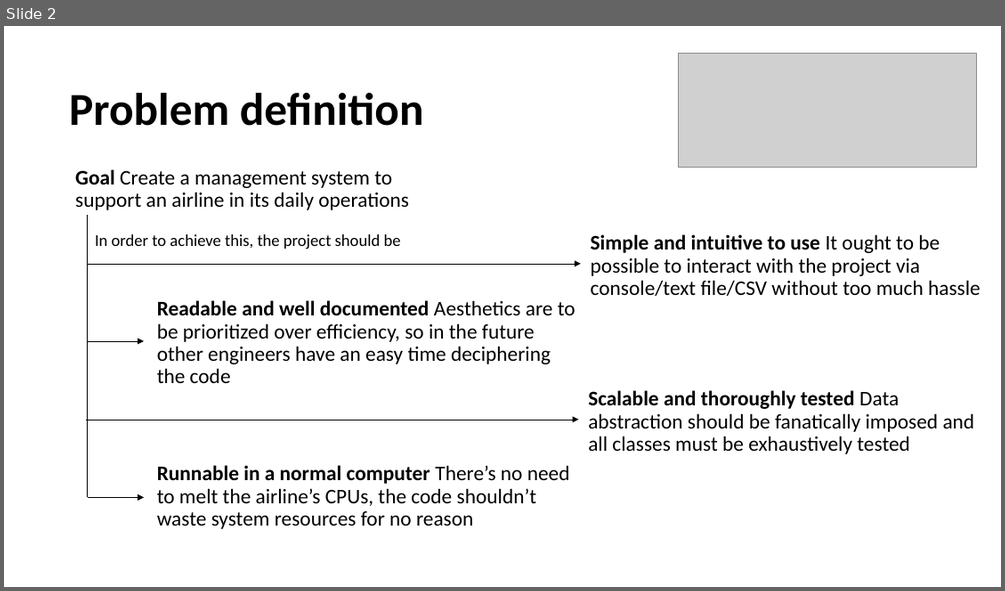
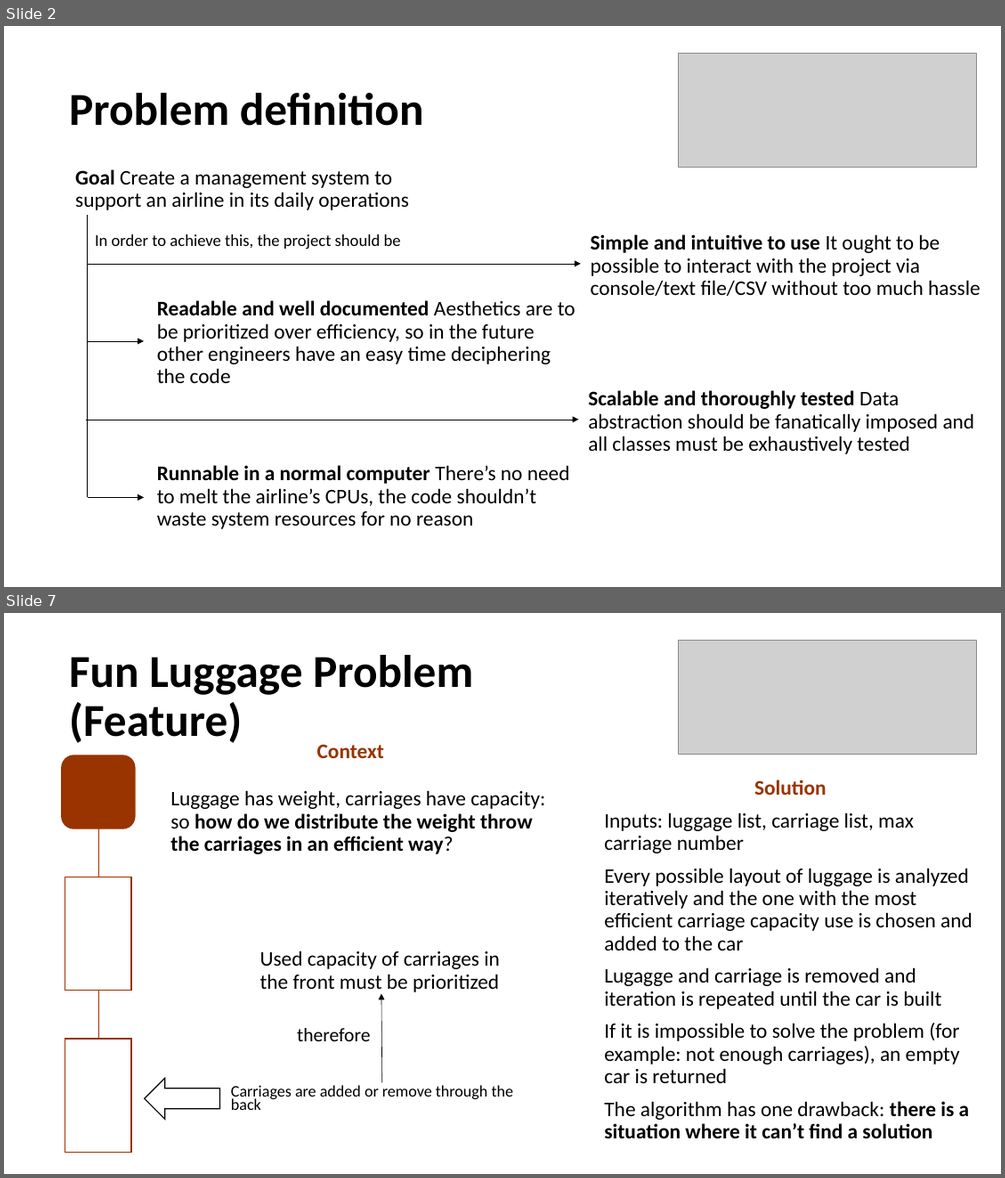
Before and after one commit to gpe0/AED-1, a slide deck: Airline_Information_Management.pptx. Shown one above the other, each under a label of ours: slide 2 before the commit, slides 2 and 7 after it; the slides between them are not shown. The pictures are 1005x591 and 1005x1178 pixels, drawn with LibreOffice and Linux fonts; fonts in the diff are those of the drawing; grey boxes stand for pictures. Boxes give left, top, right and bottom in pixels: in the first picture for what was removed or moved away, otherwise in the second. Text is boxed around its words. In the diff, an @@ line names an element or a change of style, - is before the commit and + after.

```diff
--- a/Airline_Information_Management.pptx
+++ b/Airline_Information_Management.pptx
@@ slide 7 added at box(4, 613, 1001, 1174), background #FFFFFF @@
@@ text added at box(69, 655, 473, 743), 44 pt, text #000000, bold @@
+Fun Luggage Problem (Feature)
@@ picture added at box(679, 640, 976, 755) @@
@@ text added at box(317, 744, 384, 758), 20 pt, text #993300, bold @@
+Context
@@ text added at box(170, 790, 545, 854), 20 pt, text #000000, bold @@
+Luggage has weight, carriages have capacity: so how do we distribute the weight throw the carriages in an efficient way?
@@ text added at box(754, 779, 826, 795), 20 pt, text #993300, bold @@
+Solution
@@ text added at box(604, 812, 972, 1138), 20 pt, text #000000 @@
+Inputs: luggage list, carriage list, max carriage number
+Every possible layout of luggage is analyzed iteratively and the one with the most efficient carriage capacity use is chosen and added to the car
+Lugagge and carriage is removed and iteration is repeated until the car is built
+If it is impossible to solve the problem (for example: not enough carriages), an empty car is returned
+The algorithm has one drawback: there is a situation where it can’t find a solution
@@ text added at box(260, 950, 500, 992), 20 pt, text #000000 @@
+Used capacity of carriages in the front must be prioritized
@@ arrow added from (382, 1083) to (381, 994), #000000 0.5 pt @@
@@ group added at box(62, 755, 135, 1152): 2 lines, 2 rectangles, 1 rounded rectangle @@
@@ text added at box(297, 1028, 371, 1041), 18.5 pt, text #000000 @@
+therefore
@@ left arrow added at box(145, 1078, 220, 1119), fill #FFFFFF, outline #000000 1 pt @@
@@ text added at box(231, 1085, 514, 1110), 15.5 pt, text #000000 @@
+Carriages are added or remove through the back
```
Also in this commit, not shown: 2 slides changed, 3 other slides added, 5 slides removed.
